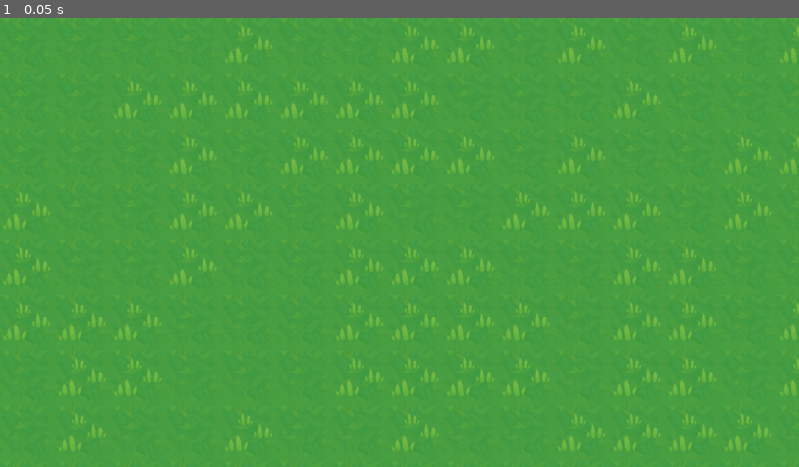
Above: before the commit, frame 1.
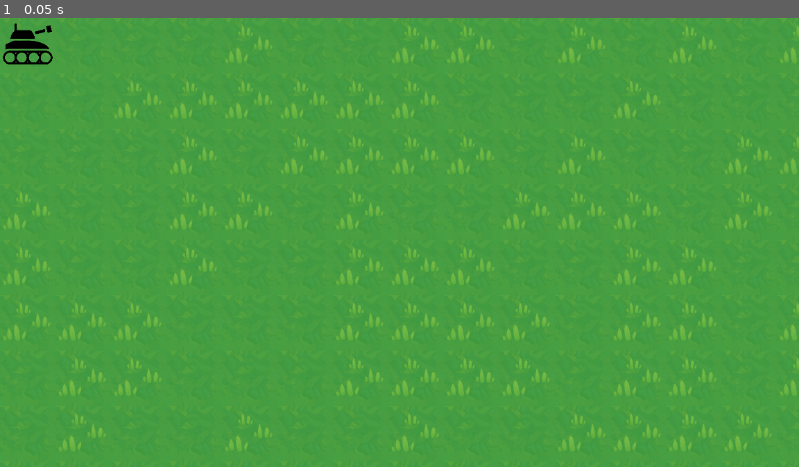
Above: after the commit, the same moment.

Repository: greenmoss/tankies
Game: Godot game, scene res://main.tscn
The game is run twice, just before and just after one commit, with the same random seed, the same clock (stepped at 60 frames per second) and the same inputs. The project has no main scene, so this scene is started directly.
Inputs:
- Up to frame 1 (0.05 s): no input

The runs differ from the first frame. In frame 1, 0.3% of the frame differs, in the area x 0-7%, y 1-11%.

Commit message:
add a tank

Diff:
--- a/main.tscn
+++ b/main.tscn
@@ -1,6 +1,7 @@
-[gd_scene load_steps=4 format=3 uid="uid://bufvbk6y65jkb"]
+[gd_scene load_steps=5 format=3 uid="uid://bufvbk6y65jkb"]
 
 [ext_resource type="Texture2D" uid="uid://dtvh1ni0qoylk" path="res://grasslands.png" id="1_v1pek"]
+[ext_resource type="Texture2D" uid="uid://ba2bvyof0hvdx" path="res://tank.png" id="2_krdti"]
 
 [sub_resource type="TileSetAtlasSource" id="TileSetAtlasSource_kqt2o"]
 texture = ExtResource("1_v1pek")
@@ -40,3 +41,8 @@
 tile_set = SubResource("TileSet_g70uw")
 format = 2
 layer_0/tile_data = PackedInt32Array(0, 3, 0, 65536, 3, 0, 131072, 3, 0, 196608, 65539, 0, 262144, 65539, 0, 327680, 65 …(3639 unchanged characters)…
+
+[node name="Unit0" type="Sprite2D" parent="."]
+position = Vector2(40, 40)
+scale = Vector2(0.15, 0.15)
+texture = ExtResource("2_krdti")
Binary file added: tank.png
Not shown, added: tank.png.import
